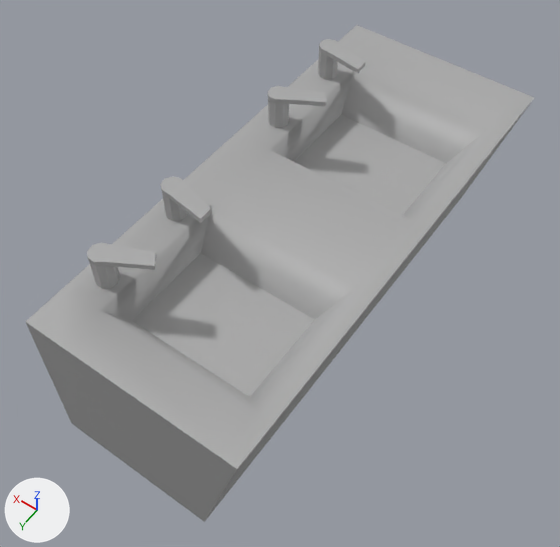
The FBX model DES207-TwilightLavender/Assets/TextMesh Pro/Level Assets/SINK_001.fbx: old version first, new version second.
Camera for both pictures: a 50 mm camera at (-0.855, 1.353, 2.242) aimed at (0.033, 0.109, 0.288). Lighting does not change. The marker at lower left points along +X, +Y and +Z. Where no turn or scale is listed for an object, it has been applied to the vertices.

The first picture shows 'combined_sink'.
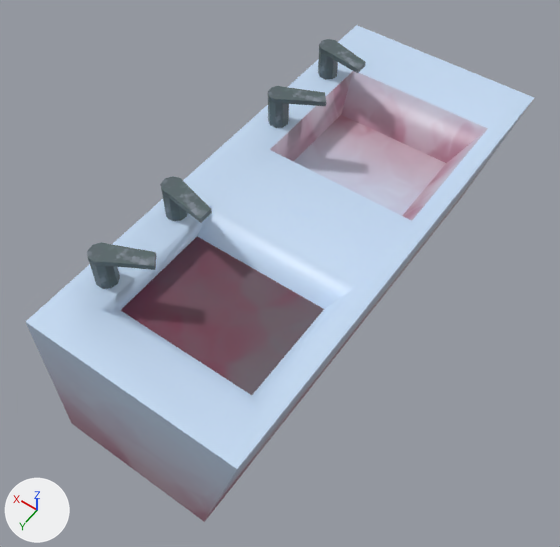
Where the newer file only moved an object's origin or applied its transform, the numbers keep the older frame.

Pixel boxes (x1, y1, x2, y2) of what changed, in the pictures (560 x 547 px):
part 1 of me_mesh, cut back
    both: (100, 205, 358, 412)
part 2 of me_mesh, recoloured
    both: (26, 25, 534, 522)

What changed in the scene script:
```text
Add img_atlas_basemap_png:
    img_atlas_basemap_png = load_image('Atlas_BaseMap.png', 'Textures/Atlas/Atlas_BaseMap.png', 2048, 2048, 'sRGB')
Add img_atlas_normal_png:
    img_atlas_normal_png = load_image('Atlas_Normal.png', 'Textures/Atlas/Atlas_Normal.png', 2048, 2048, 'Non-Color')
Add mat_material:
    mat_material = bpy.data.materials.new('Material')
    # uses the picture img_atlas_basemap_png
    # uses the picture img_atlas_normal_png
Change me_mesh:
    used by ob_combined_sink; location = (0.0, 0.0, 0.342)
    remove me_mesh.from_pydata(...)  # 306 vertices, 286 faces; spans x -0.35..0.35, y -0.81..0.81, z -0.34..0.34
    add me_mesh.from_pydata(...)  # 292 vertices, 266 faces; spans x -0.35..0.35, y -0.81..0.81, z -0.34..0.34
    me_mesh part 1
    14 vertices are removed from x -0.15..0.35, y -0.58..0.67, z -0.34
    20 faces are deleted
    4 vertices move from x -0.21..0.21, y 0.28..0.58, z 0.09 to x -0.23..0.23, y 0.26..0.6, z 0.14
    me_mesh part 2: 266 faces spanning x -0.35..0.35, y -0.81..0.81, z -0.34..0.34 switch from mat_standardsurface1 (grey #aaaaaa) to mat_material
```
